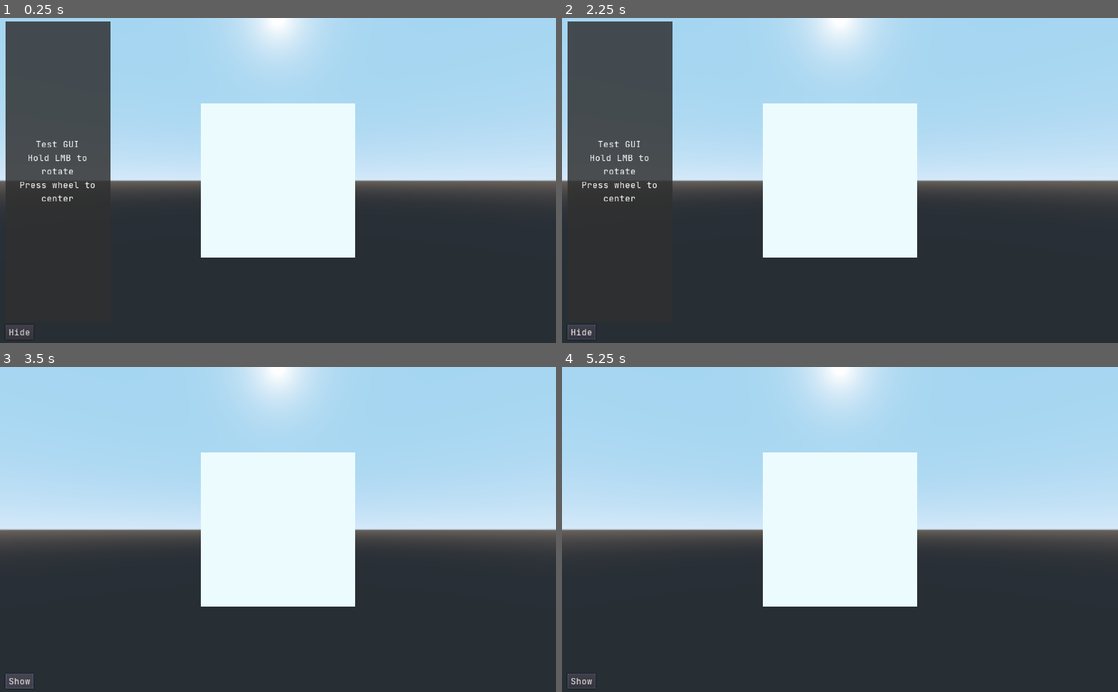
Above: before the commit, frames 1-4 (two rows, left to right).
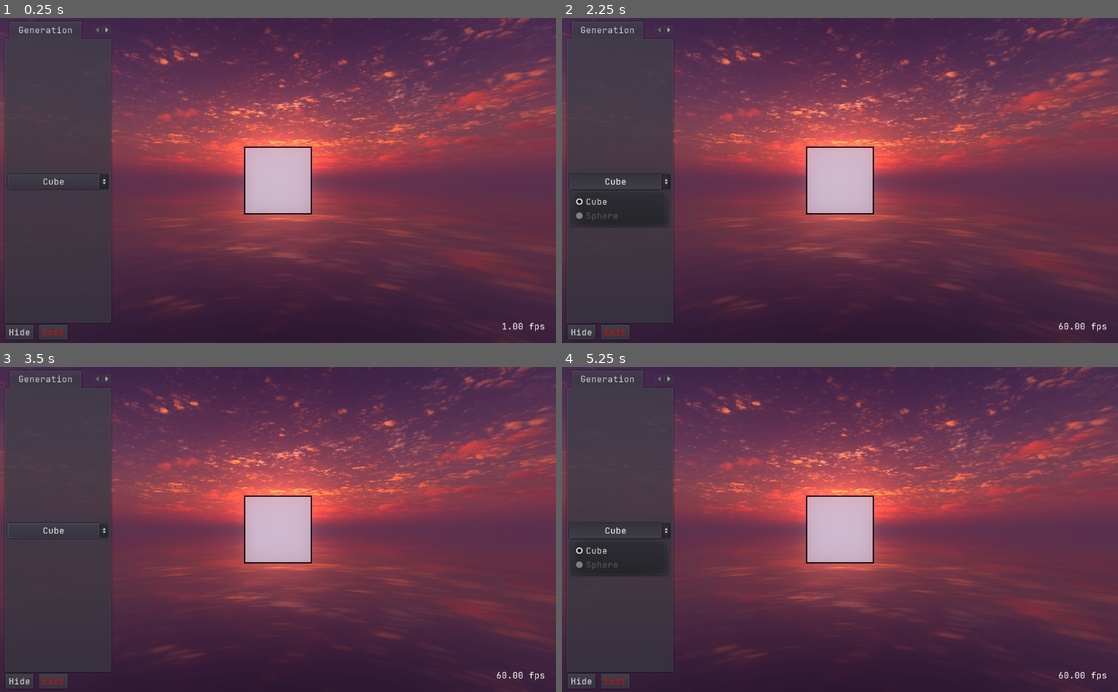
Above: after the commit, the same moments.

Repository: AlexValder/MazeCube
Game: Godot game, scene res://Scenes/Main.tscn
Same seed, same stepped clock (60 frames per second), same inputs: the game is played once before the commit and once after it.
Inputs (mouse positions are in pixels of both pictures, inside the frame that each line leads up to):
- Up to frame 1 (0.25 s): no input
- Up to frame 2 (2.25 s): click "Hide" at 0.5 s; click "Show" at 1.25 s; click (617, 180) at 2 s, where only the run after the commit has a clickable "Cube"
- Up to frame 3 (3.5 s): click "Hide" at 2.75 s
- Up to frame 4 (5.25 s): click "Show" (after the commit: "Hide") at 3.5 s; click "Hide" (after the commit: "Show") at 4.25 s; click (617, 529) at 5 s, where only the run after the commit has a clickable "Cube"

The runs differ from the first frame. In frame 1, 73% of the frame differs, in the area x 0-100%, y 0-100%; in frame 2, 73%; in frame 3, 82%; in frame 4, 82%.

Commit message:
Better Visuals

Diff:
--- a/Scenes/GUI.tscn
+++ b/Scenes/GUI.tscn
@@ -1,57 +1,18 @@
-[gd_scene load_steps=7 format=2]
+[gd_scene load_steps=5 format=2]
 
 [ext_resource path="res://Scenes/SceneScripts/left_panel.gd" type="Script" id=1]
 [ext_resource path="res://Assets/Fonts/normal_font.tres" type="DynamicFont" id=2]
+[ext_resource path="res://Scenes/SceneScripts/FpsLabel.gd" type="Script" id=3]
 
 [sub_resource type="Theme" id=5]
 default_font = ExtResource( 2 )
-
-[sub_resource type="VisualShaderNodeColorConstant" id=4]
-output_port_for_preview = 0
-constant = Color( 0.188235, 0.188235, 0.188235, 0.839216 )
-
-[sub_resource type="VisualShader" id=2]
-code = "shader_type canvas_item;
-
-
-
-void vertex() {
-// Output:0
-
-}
-
-void fragment() {
-// Color:3
-	vec3 n_out3p0 = vec3(0.188235, 0.188235, 0.188235);
-	float n_out3p1 = 0.839216;
-
-// Output:0
-	COLOR.rgb = n_out3p0;
-	COLOR.a = n_out3p1;
-
-}
-
-void light() {
-// Output:0
-
-}
-"
-graph_offset = Vector2( -238.8, 62.2 )
-mode = 1
-flags/light_only = false
-nodes/fragment/3/node = SubResource( 4 )
-nodes/fragment/3/position = Vector2( 100, 120 )
-nodes/fragment/connections = PoolIntArray( 3, 0, 0, 0, 3, 1, 0, 1 )
-
-[sub_resource type="ShaderMaterial" id=3]
-shader = SubResource( 2 )
 
 [node name="GUI" type="Control"]
 anchor_right = 1.0
 anchor_bottom = 1.0
 theme = SubResource( 5 )
 __meta__ = {
-"_edit_use_anchors_": false
+"_edit_use_anchors_": true
 }
 
 [node name="left_panel" type="VBoxContainer" parent="."]
@@ -65,43 +26,90 @@
 "_edit_use_anchors_": false
 }
 
-[node name="panel" type="Panel" parent="left_panel"]
-material = SubResource( 3 )
+[node name="panel" type="TabContainer" parent="left_panel"]
+self_modulate = Color( 1, 1, 1, 0.8 )
 margin_right = 194.0
 margin_bottom = 556.0
 size_flags_vertical = 3
-__meta__ = {
-"_edit_use_anchors_": false
-}
+tab_align = 0
 
-[node name="vbox" type="VBoxContainer" parent="left_panel/panel"]
-anchor_left = 0.1
-anchor_top = 0.02
-anchor_right = 0.9
-anchor_bottom = 0.98
+[node name="Generation" type="VBoxContainer" parent="left_panel/panel"]
+anchor_right = 1.0
+anchor_bottom = 1.0
+margin_left = 4.0
+margin_top = 40.0
+margin_right = -4.0
+margin_bottom = -4.0
+size_flags_horizontal = 4
+custom_constants/separation = 10
+alignment = 1
+
+[node name="OptionButton" type="OptionButton" parent="left_panel/panel/Generation"]
+margin_top = 242.0
+margin_right = 186.0
+margin_bottom = 270.0
+text = "Cube"
+align = 1
+items = [ "Cube", null, false, 0, null, "Sphere", null, true, 1, null ]
+selected = 0
+
+[node name="Settings" type="VBoxContainer" parent="left_panel/panel"]
+visible = false
+anchor_right = 1.0
+anchor_bottom = 1.0
+margin_left = 4.0
+margin_top = 40.0
+margin_right = -4.0
+margin_bottom = -4.0
+size_flags_horizontal = 4
 alignment = 1
 __meta__ = {
 "_edit_use_anchors_": false
 }
 
-[node name="Label" type="Label" parent="left_panel/panel/vbox"]
-margin_top = 205.0
-margin_right = 155.0
-margin_bottom = 327.0
-text = "Test GUI
-Hold LMB to rotate
-Press wheel to center"
-align = 1
-autowrap = true
+[node name="FullscreenCheckButton" type="CheckButton" parent="left_panel/panel/Settings"]
+margin_top = 236.0
+margin_right = 186.0
+margin_bottom = 276.0
+text = "Fullscreen"
 
 [node name="hbox" type="HBoxContainer" parent="left_panel"]
 margin_top = 560.0
 margin_right = 194.0
 margin_bottom = 588.0
+custom_constants/separation = 10
 
 [node name="HideShowGui" type="Button" parent="left_panel/hbox"]
 margin_right = 52.0
 margin_bottom = 28.0
 text = "Hide"
 
+[node name="ExitButton" type="Button" parent="left_panel/hbox"]
+margin_left = 62.0
+margin_right = 114.0
+margin_bottom = 28.0
+custom_colors/font_color_focus = Color( 1, 0.811765, 0.164706, 1 )
+custom_colors/font_color = Color( 0.956863, 0, 0, 1 )
+text = "Exit"
+
+[node name="FpsLabel" type="Label" parent="."]
+anchor_left = 1.0
+anchor_top = 1.0
+anchor_right = 1.0
+anchor_bottom = 1.0
+margin_left = -40.0
+margin_top = -22.0
+margin_right = -20.0
+margin_bottom = -20.0
+grow_horizontal = 0
+grow_vertical = 0
+text = "0 fps"
+align = 2
+script = ExtResource( 3 )
+__meta__ = {
+"_edit_use_anchors_": false
+}
+
+[connection signal="toggled" from="left_panel/panel/Settings/FullscreenCheckButton" to="left_panel" method="_on_FullscreenCheckButton_toggled"]
 [connection signal="button_up" from="left_panel/hbox/HideShowGui" to="left_panel" method="_on_HideShowGui_button_up"]
+[connection signal="button_up" from="left_panel/hbox/ExitButton" to="left_panel" method="_on_ExitButton_button_up"]
--- a/Scenes/Main.tscn
+++ b/Scenes/Main.tscn
@@ -1,19 +1,103 @@
-[gd_scene load_steps=4 format=2]
+[gd_scene load_steps=8 format=2]
 
 [ext_resource path="res://Scenes/GUI.tscn" type="PackedScene" id=1]
 [ext_resource path="res://Scenes/SceneScripts/cam_root.gd" type="Script" id=2]
 
 [sub_resource type="CubeMesh" id=1]
 
+[sub_resource type="SpatialMaterial" id=2]
+emission_enabled = true
+emission = Color( 1, 1, 1, 1 )
+emission_energy = 0.05
+emission_operator = 0
+emission_on_uv2 = true
+clearcoat_enabled = true
+clearcoat = 1.0
+clearcoat_gloss = 0.5
+
+[sub_resource type="QuadMesh" id=3]
+
+[sub_resource type="Shader" id=4]
+code = "//THIS SHADER MUST BE APPLIED TO A QUAD (MeshInstance) WITH A SIZE OF (2, 2)
+//Extra Cull Margin on the quad should be turned up all the way!
+
+shader_type spatial;
+render_mode unshaded;
+
+uniform int outline_mode : hint_range(1, 3, 1) = 3;
+uniform float outline_intensity : hint_range(0, 5) = 1;
+uniform bool _round = false;
+uniform float outline_bias : hint_range(-10, 10) = 0;
+
+uniform vec4 outline_color : hint_color = vec4(0.0, 0.0, 0.0, 1.0);
+
+void vertex() {
+	POSITION = vec4(VERTEX, 1.0);
+}
+
+void fragment() {
+	ALBEDO = outline_color.rgb;
+
+	vec2 screen_size = vec2(textureSize(SCREEN_TEXTURE, 1));
+
+	float px = 0.5/screen_size.x;
+	float py = 0.5/screen_size.y;
+
+	float d = texture(DEPTH_TEXTURE, SCREEN_UV).x;
+	float du = texture(DEPTH_TEXTURE, SCREEN_UV+vec2(0.0, py)).x;
+	float dd = texture(DEPTH_TEXTURE, SCREEN_UV+vec2(0.0, -py)).x;
+	float dr = texture(DEPTH_TEXTURE, SCREEN_UV+vec2(px, 0.0)).x;
+	float dl = texture(DEPTH_TEXTURE, SCREEN_UV+vec2(-px, 0.0)).x;
+
+	if (outline_mode == 1){
+		ALPHA = 0.0 + abs(abs(d)-abs(du)) + abs(abs(d)-abs(dd)) + abs(abs(d)-abs(dl)) + abs(abs(d)-abs(dr));
+
+		ALPHA *= 1000.0*outline_intensity;
+	} else if (outline_mode == 2) {
+		ALPHA = 0.0 + abs(abs(abs(d)-abs(du)) - abs(abs(d)-abs(dd))) + abs(abs(abs(d)-abs(dl)) - abs(abs(d)-abs(dr)));
+
+		ALPHA *= 3.0*50000.0*outline_intensity;
+	} else if (outline_mode == 3) {
+		float dq = texture(DEPTH_TEXTURE, SCREEN_UV+vec2(-px, py)).x;
+		float de = texture(DEPTH_TEXTURE, SCREEN_UV+vec2(px, py)).x;
+		float dz = texture(DEPTH_TEXTURE, SCREEN_UV+vec2(-px, -py)).x;
+		float dc = texture(DEPTH_TEXTURE, SCREEN_UV+vec2(px, -py)).x;
+
+		ALPHA = 0.0 + abs(abs(abs(d)-abs(du)) - abs(abs(d)-abs(dd))) + abs(abs(abs(d)-abs(dl)) - abs(abs(d)-abs(dr))) + abs(abs(abs(d)-abs(dq)) - abs(abs(d)-abs(dc))) + abs(abs(abs(d)-abs(dz)) - abs(abs(d)-abs(de)));
+
+		ALPHA *= 50000.0*outline_intensity;
+	}
+
+	ALPHA += outline_bias;
+
+	if (_round) {
+		ALPHA = round(ALPHA);
+	}
+
+	ALPHA *= outline_color.a;
+    ALPHA = clamp(ALPHA, 0.0, 1.0);
+}
+
+//Written by Warren Jennings"
+
+[sub_resource type="ShaderMaterial" id=5]
+shader = SubResource( 4 )
+shader_param/outline_mode = 3
+shader_param/outline_intensity = 1.0
+shader_param/_round = false
+shader_param/outline_bias = 0.0
+shader_param/outline_color = Color( 0, 0, 0, 1 )
+
 [node name="Main" type="Node"]
 
 [node name="GUI" parent="." instance=ExtResource( 1 )]
 
-[node name="MeshInstance" type="MeshInstance" parent="."]
+[node name="mesh" type="MeshInstance" parent="."]
 mesh = SubResource( 1 )
-material/0 = null
+material/0 = SubResource( 2 )
 
 [node name="cam_root" type="Spatial" parent="."]
+transform = Transform( -1, 0, -8.74228e-08, 0, 1, 0, 8.74228e-08, 0, -1, 0, 0, 0 )
 script = ExtResource( 2 )
 
 [node name="h" type="Spatial" parent="cam_root"]
@@ -23,5 +107,7 @@
 [node name="Camera" type="Camera" parent="cam_root/h/v"]
 transform = Transform( 1, 0, 0, 0, 1, 0, 0, 0, 1, 0, 0, 4 )
 
-[node name="DirectionalLight" type="DirectionalLight" parent="."]
-transform = Transform( -0.658637, 0.643323, -0.390299, -0.680452, -0.287791, 0.673915, 0.32122, 0.709445, 0.6273, 0, -10, 0 )
+[node name="MeshInstance" type="MeshInstance" parent="cam_root/h/v/Camera"]
+transform = Transform( 1, 0, 0, 0, 1, 0, 0, 0, 1, 9.541e-08, 0, -1.09136 )
+mesh = SubResource( 3 )
+material/0 = SubResource( 5 )
--- /dev/null
+++ b/Scenes/SceneScripts/FpsLabel.gd
@@ -0,0 +1,5 @@
+extends Label
+
+
+func _process(_delta: float) -> void:
+    self.text = "%.2f fps" % Engine.get_frames_per_second()
--- a/Scenes/SceneScripts/cam_root.gd
+++ b/Scenes/SceneScripts/cam_root.gd
@@ -5,12 +5,14 @@
 onready var _camera := $h/v/Camera as Camera
 
 var mouse_sensitivity := 120.0
-const MOUSE_WHEEL_STEP := 0.25
-const MIN_DISTANCE := 3
-const MAX_DISTANCE := 20
+const MOUSE_WHEEL_STEP := 0.5
+const DEFAULT_DISTANCE := 8
+const MIN_DISTANCE := 5
+const MAX_DISTANCE := 30
 
 func _ready():
-    pass
+    _reset_rotation()
+    _reset_zoom()
 
 
 func _input(event: InputEvent) -> void:
@@ -24,6 +26,10 @@
         if Input.is_mouse_button_pressed(BUTTON_MASK_LEFT):
             _rotate_horizontal(-event.relative.x / mouse_sensitivity)
             _rotate_vertical(-event.relative.y / mouse_sensitivity)
+
+
+func _reset_zoom() -> void:
+    _camera.transform.origin.z = DEFAULT_DISTANCE
 
 
 func _reset_rotation() -> void:
--- a/Scenes/SceneScripts/left_panel.gd
+++ b/Scenes/SceneScripts/left_panel.gd
@@ -5,13 +5,27 @@
 
 var _panel_hidden := false
 
+const _INVISIBLE_COLOR := Color(1.0, 1.0, 1.0, 0.0)
+const _VISIBLE_COLOR := Color(1.0, 1.0, 1.0, 1.0)
+
+func _ready() -> void:
+    OS.window_maximized = true
+
 
 func _on_HideShowGui_button_up() -> void:
     if _panel_hidden:
         _panel_hidden = false
-        _panel.modulate.a = 1.0
+        _panel.modulate = _VISIBLE_COLOR
         _hide_button.text = "Hide"
     else:
         _panel_hidden = true
-        _panel.modulate.a = 0.0
+        _panel.modulate = _INVISIBLE_COLOR
         _hide_button.text = "Show"
+
+
+func _on_FullscreenCheckButton_toggled(button_pressed: bool) -> void:
+    OS.window_fullscreen = button_pressed
+
+
+func _on_ExitButton_button_up() -> void:
+    get_tree().quit(0)
--- a/default_env.tres
+++ b/default_env.tres
@@ -1,7 +1,24 @@
-[gd_resource type="Environment" load_steps=2 format=2]
+[gd_resource type="Environment" load_steps=3 format=2]
 
-[sub_resource type="ProceduralSky" id=1]
+[ext_resource path="res://Assets/Texture/skybox.png" type="Texture" id=1]
+
+[sub_resource type="PanoramaSky" id=1]
+radiance_size = 0
+panorama = ExtResource( 1 )
 
 [resource]
 background_mode = 2
 background_sky = SubResource( 1 )
+ambient_light_color = Color( 1, 1, 1, 1 )
+ambient_light_energy = 2.17
+tonemap_mode = 2
+tonemap_exposure = 1.44
+tonemap_white = 2.61
+dof_blur_far_distance = 30.78
+glow_enabled = true
+glow_bloom = 0.15
+glow_blend_mode = 0
+adjustment_enabled = true
+adjustment_brightness = 1.3
+adjustment_contrast = 1.2
+adjustment_saturation = 1.2
Binary file added: Assets/Texture/skybox.png
Not shown, added: Assets/Texture/skybox.png.import
